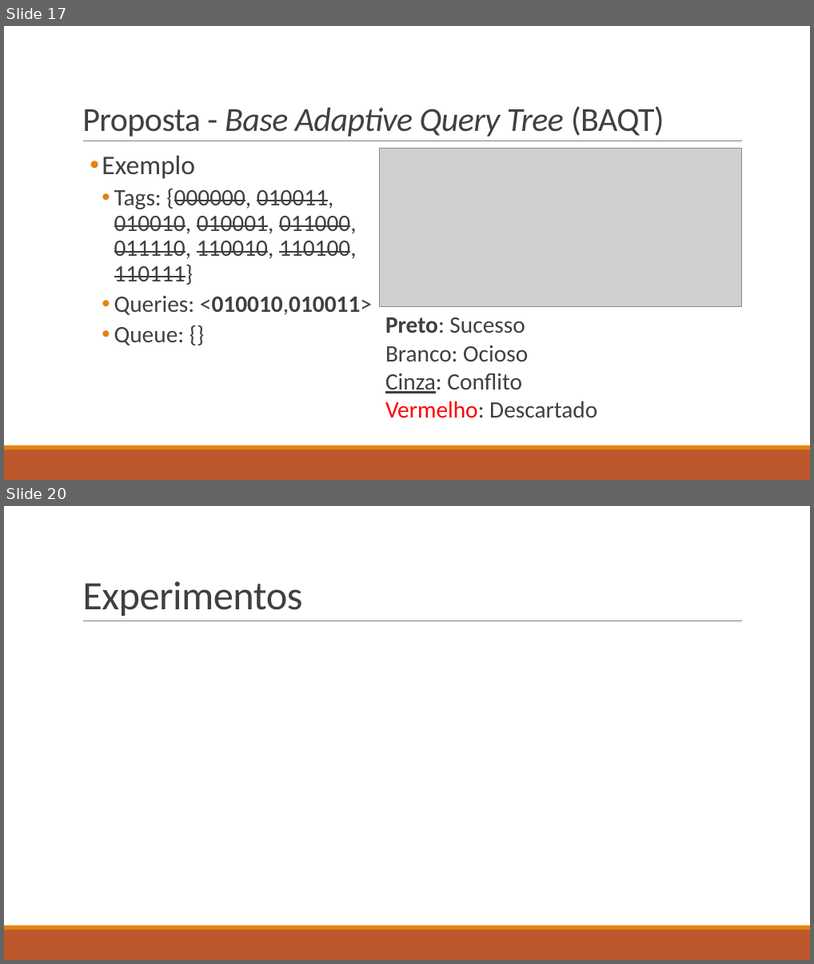
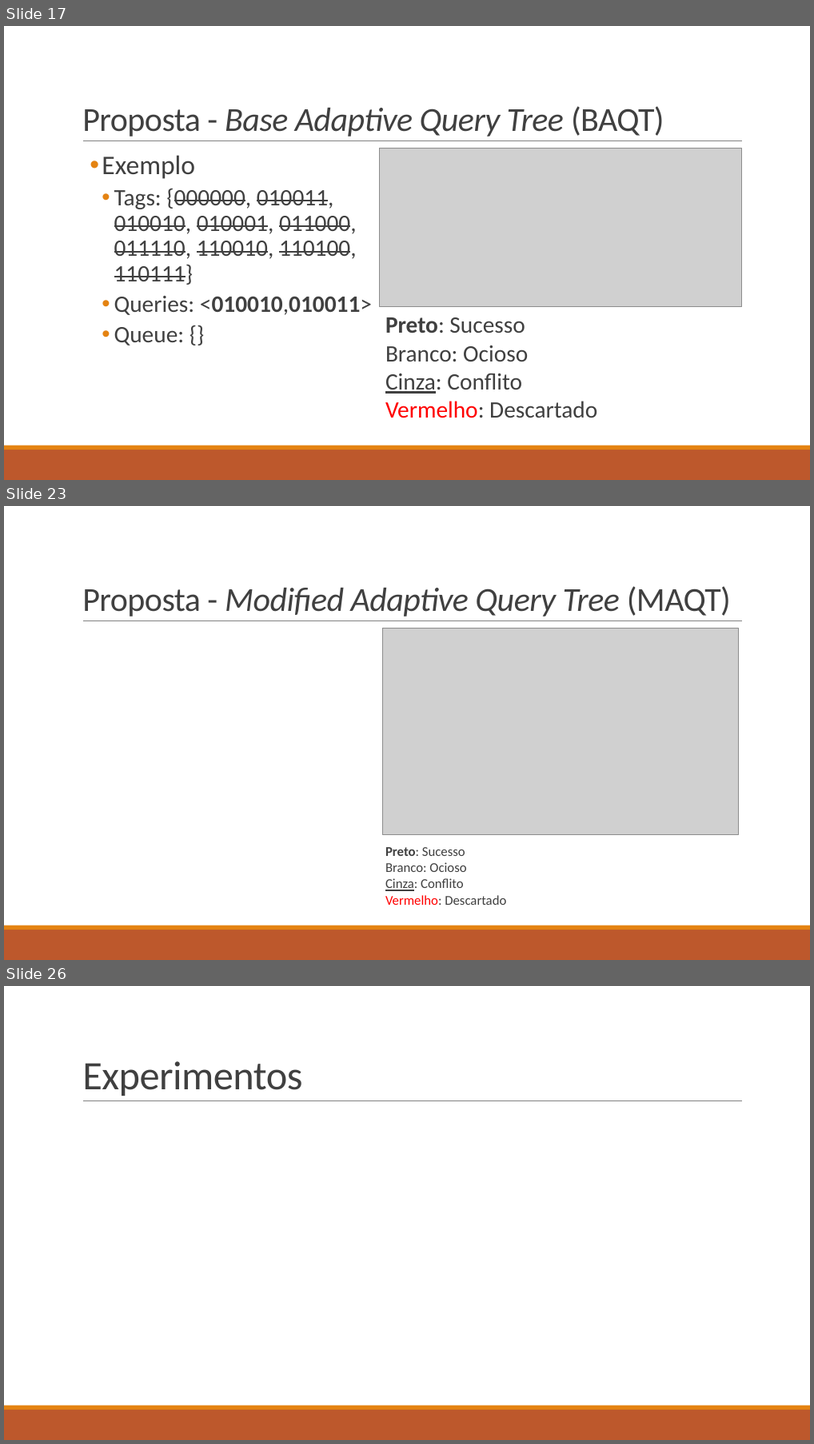
Before and after one commit to DMCabessa/Siscom, a slide deck: Presentation/A New Adaptive Query Tree on Resolving RFID.pptx. Shown one above the other, each under a label of ours: slides 17 and 20 before the commit, slides 17, 23 and 26 after it; the slides between them are not shown. The pictures are 814x964 and 814x1444 pixels, drawn with LibreOffice and Linux fonts; fonts in the diff are those of the drawing; grey boxes stand for pictures. Boxes give left, top, right and bottom in pixels: in the first picture for what was removed or moved away, otherwise in the second. Text is boxed around its words. In the diff, an @@ line names an element or a change of style, - is before the commit and + after.

```diff
--- a/Presentation/A New Adaptive Query Tree on Resolving RFID.pptx
+++ b/Presentation/A New Adaptive Query Tree on Resolving RFID.pptx
@@ slide 23 added at box(4, 506, 810, 960), background #FFFFFF; not listed: 3 template elements that a slide beside it also shows @@
@@ title added at box(82, 586, 731, 616), 40 pt, text #404040, italic @@
+Proposta - Modified Adaptive Query Tree (MAQT)
@@ picture added at box(383, 628, 738, 835) @@
@@ text added at box(386, 847, 506, 904), 16 pt, text #404040 @@
+Preto: Sucesso
+Branco: Ocioso
+Cinza: Conflito
+Vermelho: Descartado
@@ what was slide 20 is now slide 26 @@
```
Also in this commit, not shown: 2 slides changed, 5 other slides added, 7 other files.
